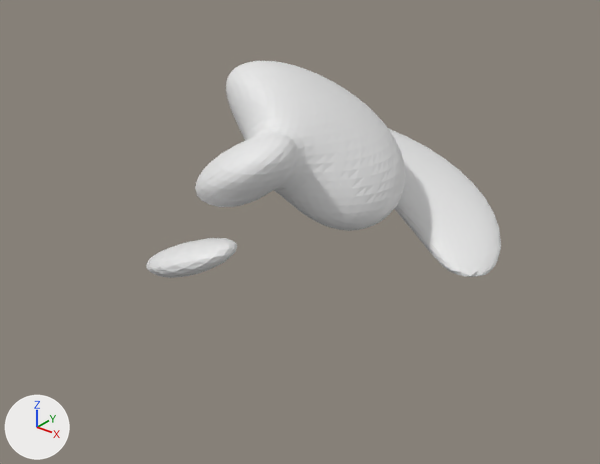
The OBJ model Assets/Models/Stomach/ventre_0013.obj: old version first, new version second.
Rendered twice from a camera (50 mm lens) standing at (95.3, -120.6, 74.3) and looking at (-4.1, 3.7, -2.7). Lighting does not change. The marker at lower left points along +X, +Y and +Z. Where no turn or scale is listed for an object, it has been applied to the vertices. Vertices at the same position are counted once.

Before the edit, the objects in view are built like this:
```python
me_ventre_0013 = bpy.data.meshes.new('ventre_0013')
me_ventre_0013.from_pydata(...)  # 3520 vertices, 4312 faces; spans x -32.3..30.7, y -30.9..49.5, z -36.5..31.0
ob_ventre_0013 = bpy.data.objects.new('ventre_0013', me_ventre_0013)
ob_ventre_0013.location = (0.0, 0.0, 0.0)
```
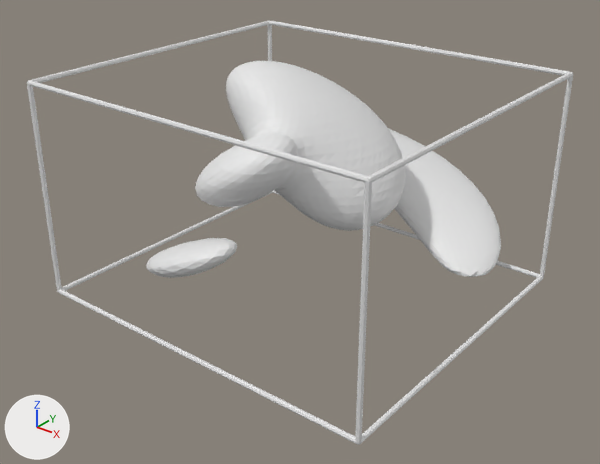
Location of each change, [x1, y1, x2, y2] in pixels of the pictures (600 x 464 px):
'ventre_0013', reshaped: before [146, 61, 501, 278]; after [27, 20, 573, 445]
part 1 of me_ventre_0013, added: after [27, 20, 573, 445]

Patch to the scene script:
```diff
--- a/Assets/Models/Stomach/ventre_0013.obj.py
+++ b/Assets/Models/Stomach/ventre_0013.obj.py
@@ me_ventre_0013 @@
 # used by ob_ventre_0013; location = (0.0, 0.0, 0.0)
-me_ventre_0013.from_pydata(...)  # 3520 vertices, 4312 faces; spans x -32.3..30.7, y -30.9..49.5, z -36.5..31.0
+me_ventre_0013.from_pydata(...)  # 3714 vertices, 4664 faces; spans x -38.4..38.4, y -34.6..49.5, z -12.7..32.5
+# me_ventre_0013 part 1: a new loose piece of 208 vertices spanning x -38.4..38.4, y -34.6..34.6, z -12.7..32.5
```
